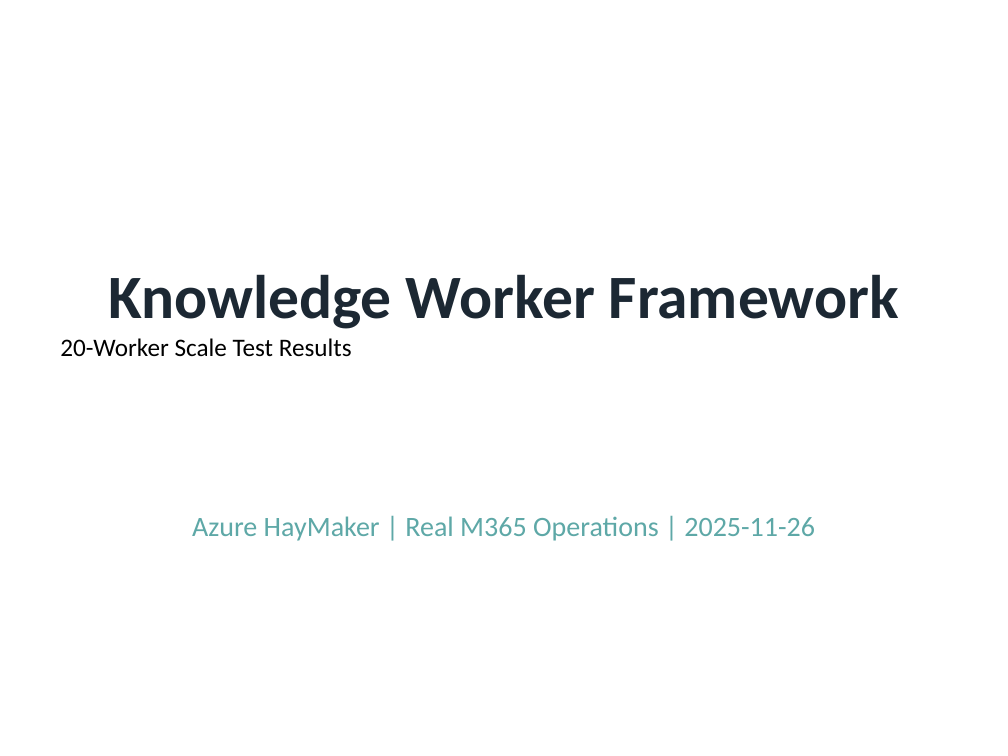
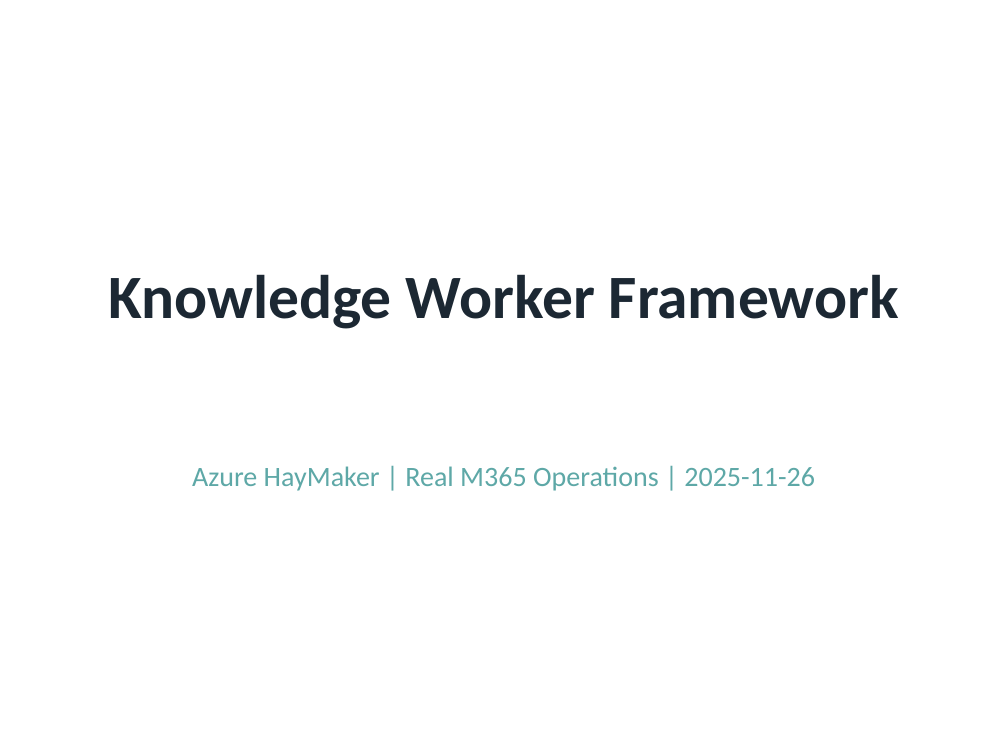
Before and after one commit to rysweet/AzureHayMaker, a slide deck: slide 1 of KnowledgeWorker-E2E-Evidence.pptx. Drawn at 1008x756 pixels with LibreOffice and Linux fonts; fonts in the diff are those of the drawing. Boxes give left, top, right and bottom in pixels: in the first picture for what was removed or moved away, otherwise in the second. Text is boxed around its words. In the diff, an @@ line names an element or a change of style, - is before the commit and + after.

```diff
--- a/KnowledgeWorker-E2E-Evidence.pptx
+++ b/KnowledgeWorker-E2E-Evidence.pptx
@@ text at box(60, 338, 352, 357): paragraph removed @@
-20-Worker Scale Test Results
@@ text "Azure HayMaker | Real M365 ...": place and size @@
-text "Azure HayMaker | Real M365 ..." at box(192, 516, 815, 541)
+text "Azure HayMaker | Real M365 ..." at box(192, 466, 815, 491)
```
Also in this commit, not shown: 3 other slides changed, 12 slides added, 4 slides removed.
